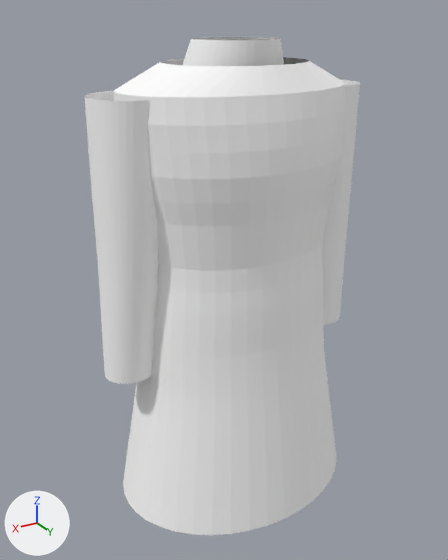
One commit to the glTF model public/3d/models/coat_halat_m.glb: the scene before it, then after it.
The view is the same before and after, from a 50 mm lens placed at (0.664, 1.063, 1.574), pointed at (0.021, -0.008, 1.038). Lighting does not change. The marker at lower left points along +X, +Y and +Z. The first picture is the older version.

Names of what the first picture shows: 'coat_halat'.
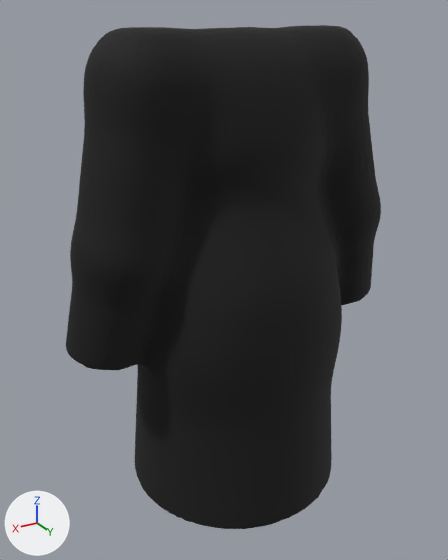
What differs and where, as boxes [x1, y1, x2, y2] in the pictures (448 x 560 px):
'coat_halat', recoloured, reshaped (14% wider): before [84, 37, 360, 535]; after [66, 25, 381, 529]
part 1 of me_coat_halat, rebuilt (36% wider): before [114, 57, 346, 535]; after [66, 25, 381, 529]
part 2 of me_coat_halat, deleted: before [84, 91, 159, 384]
part 3 of me_coat_halat, deleted: before [322, 79, 360, 325]
part 4 of me_coat_halat, deleted: before [183, 37, 284, 66]

Edits to the bpy script that builds the scene:
```text
Change mat_fabric:
    mat_fabric.base_color: (1.0, 1.0, 1.0) -> (0.00392, 0.00392, 0.00392)  # white #ffffff -> black #0d0d0d
Change me_coat_halat:
    used by ob_coat_halat; location = (0.0, 0.0, 0.0)
    remove me_coat_halat.from_pydata(...)  # 1776 vertices, 3224 faces; spans x -0.306..0.306, y -0.229..0.221, z 0.54..1.53
    add me_coat_halat.from_pydata(...)  # 10002 vertices, 20000 faces; spans x -0.381..0.381, y -0.242..0.243, z 0.556..1.551
    me_coat_halat part 1: the loose piece of 880 vertices spanning x -0.28..0.28, y -0.221..0.221, z 0.54..1.49 is rebuilt with 10002 vertices and now spans x -0.381..0.381, y -0.242..0.243, z 0.556..1.551
    me_coat_halat part 2: the loose piece of 400 vertices spanning x 0.143..0.306, y -0.083..0.073, z 0.882..1.44 is deleted
    me_coat_halat part 3: the loose piece of 400 vertices spanning x -0.306..-0.143, y -0.083..0.073, z 0.882..1.44 is deleted
    me_coat_halat part 4: the loose piece of 80 vertices spanning x -0.104..0.104, y -0.107..0.087, z 1.467..1.53 is deleted
    other edits to the shape of me_coat_halat do not show in these pictures
```
